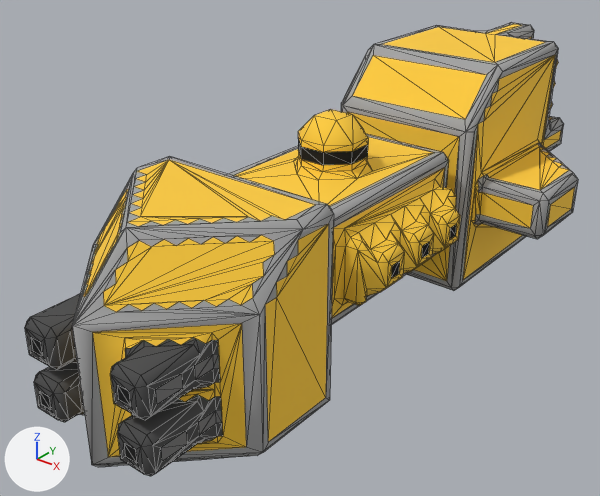
Two versions of the OBJ model src/jsMain/resources/meshes/mechyrdia-2-gladius-class.obj, one commit apart.
The view is the same before and after, from a 50 mm camera at (35.3, -51.5, 34.9) aimed at (-2.5, -4.4, 5.6). Arrows for +X, +Y and +Z are at lower left; the lights stay in place. Mesh edges are drawn as thin lines. Where no turn or scale is listed for an object, it has been applied to the vertices.

The scene before the commit, as lines of its bpy script (objects in view):
```python
me_mechyrdia_2_gladius_class = bpy.data.meshes.new('mechyrdia-2-gladius-class')
me_mechyrdia_2_gladius_class.from_pydata(...)  # 1501 vertices, 2766 faces; spans x -12.5..12.5, y -28.0..28.0, z 0.0..19.0
me_mechyrdia_2_gladius_class.materials.append(mat_mechyrdia_2_gladius_class)
ob_mechyrdia_2_gladius_class = bpy.data.objects.new('mechyrdia-2-gladius-class', me_mechyrdia_2_gladius_class)
ob_mechyrdia_2_gladius_class.location = (0.0, 0.0, 0.0)
```
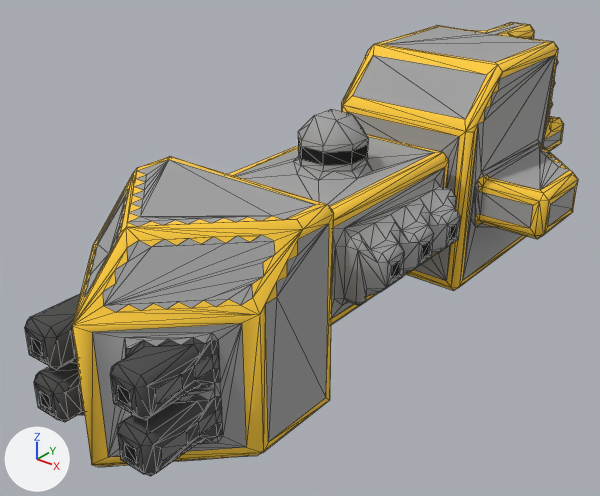
Where the change shows, as pixel boxes [x1, y1, x2, y2] in the pictures (600 x 496 px; the box of a moved part takes in the faces that stretch with it):
part 1 of me_mechyrdia_2_gladius_class, moved or reshaped: before [94, 178, 243, 467]; after [94, 189, 243, 467]
part 2 of me_mechyrdia_2_gladius_class, moved or reshaped: before [293, 157, 357, 179]; after [294, 116, 357, 180]
part 3 of me_mechyrdia_2_gladius_class, surface changed: [72, 22, 578, 465] in both

Edits to the bpy script that builds the scene:
```text
Change me_mechyrdia_2_gladius_class:
    used by ob_mechyrdia_2_gladius_class; location = (0.0, 0.0, 0.0)
    remove me_mechyrdia_2_gladius_class.from_pydata(...)  # 1501 vertices, 2766 faces; spans x -12.5..12.5, y -28.0..28.0, z 0.0..19.0
    add me_mechyrdia_2_gladius_class.from_pydata(...)  # 1499 vertices, 2760 faces; spans x -12.5..12.5, y -28.0..28.0, z 0.0..19.0
    me_mechyrdia_2_gladius_class part 1: 2 vertices moved from x -4.0..3.0, y -24.5..-24.3, z 0.0..5.2 to x -3.8..5.0, y -24.5..-22.5, z 0.0..5.2; 7 vertices removed from x -6.8..5.0, y -25.3..-19.3, z 1.7..14.2; 5 vertices added at x -6.8..3.7, y -25.3..-18.5, z 1.7..14.2
    me_mechyrdia_2_gladius_class part 2: 2 vertices removed from x -2.0..2.0, y -5.5..-5.0, z 13.0..13.5; 3 vertices added at x -2.0..1.5, y -5.5..-5.0, z 13.5..16.5
    me_mechyrdia_2_gladius_class part 3: 2146 kept faces spanning x -12.5..12.5, y -28.0..28.0, z 0.0..19.0 get new texture (UV) coordinates
```
